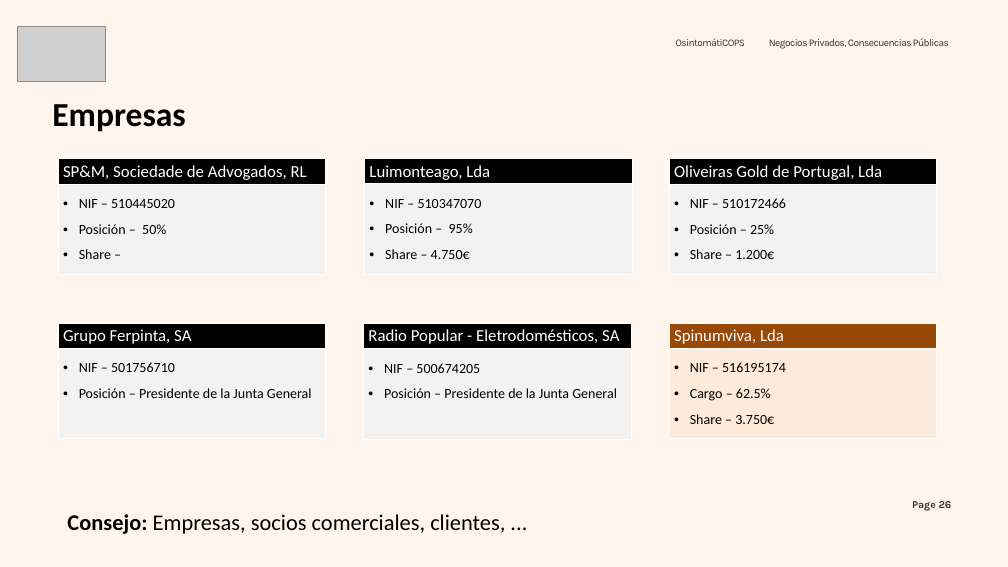
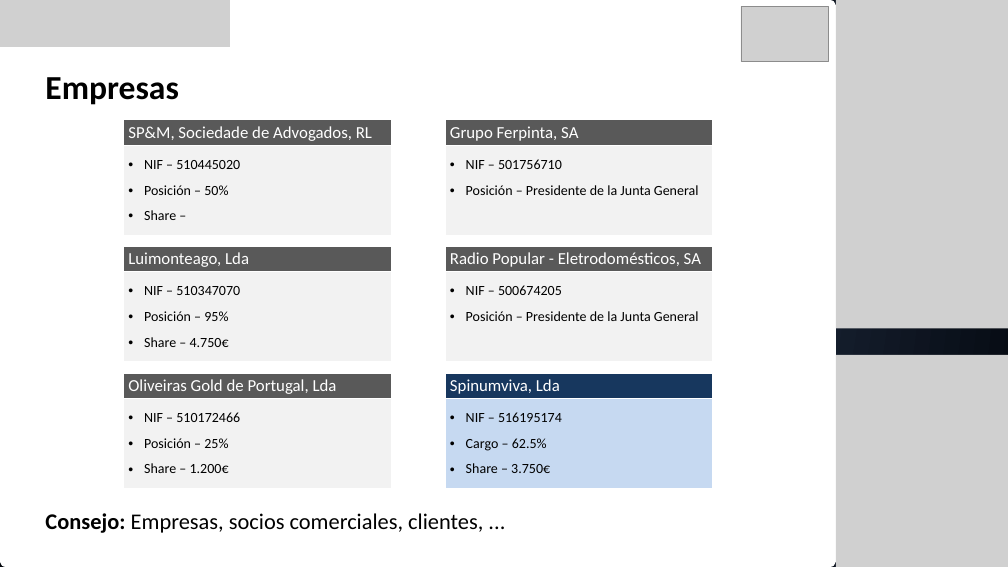
Before and after one commit to pedroaovieira/osint, a slide deck: slide 28 of presentation/osintomaticops/Negocios_Privados,_Consecuencias_Publicas.pptx (slide 26 before the commit). Drawn at 1008x567 pixels with LibreOffice and Linux fonts; fonts in the diff are those of the drawing; grey boxes stand for pictures; background and template pictures are left out. Boxes give left, top, right and bottom in pixels: in the first picture for what was removed or moved away, otherwise in the second. Text is boxed around its words. In the diff, an @@ line names an element or a change of style, - is before the commit and + after.

```diff
--- a/presentation/osintomaticops/Negocios_Privados,_Consecuencias_Publicas.pptx
+++ b/presentation/osintomaticops/Negocios_Privados,_Consecuencias_Publicas.pptx
@@ background picture (left out) to gradient #2B3D59 to #03060C @@
@@ freeform shape added at (x1=0, y1=0, x2=836, y2=567), fill #FFFFFF @@
@@ picture added at (x1=0, y1=0, x2=230, y2=47) @@
@@ picture moved from (x1=18, y1=26, x2=105, y2=82) to (x1=741, y1=6, x2=828, y2=61) @@
@@ picture added at (x1=836, y1=0, x2=1008, y2=329) @@
@@ text removed at (x1=675, y1=38, x2=745, y2=46) @@
-  OsintomátiCOPS
@@ text removed at (x1=769, y1=38, x2=949, y2=49) @@
-  Negocios Privados, Consecuencias Públicas
@@ text "Empresas" moved from (x1=52, y1=104, x2=185, y2=132) to (x1=45, y1=77, x2=178, y2=105) @@
@@ table at (x1=123, y1=120, x2=391, y2=235) @@
@@ fill #000000 to #595959 in row 1, column 1 @@
@@ table moved from (x1=58, y1=159, x2=326, y2=274) to (x1=123, y1=120, x2=391, y2=235) @@
@@ table at (x1=445, y1=120, x2=713, y2=235) @@
@@ fill #000000 to #595959 in row 1, column 1 @@
@@ table moved from (x1=58, y1=323, x2=326, y2=438) to (x1=445, y1=120, x2=713, y2=235) @@
@@ table at (x1=123, y1=246, x2=391, y2=361) @@
@@ fill #000000 to #595959 in row 1, column 1 @@
@@ table moved from (x1=364, y1=159, x2=632, y2=274) to (x1=123, y1=246, x2=391, y2=361) @@
@@ table at (x1=445, y1=246, x2=713, y2=361) @@
@@ fill #000000 to #595959 in row 1, column 1 @@
@@ table moved from (x1=363, y1=324, x2=631, y2=439) to (x1=445, y1=246, x2=713, y2=361) @@
@@ picture added at (x1=836, y1=355, x2=1008, y2=567) @@
@@ table at (x1=123, y1=373, x2=391, y2=488) @@
@@ fill #000000 to #595959 in row 1, column 1 @@
@@ table moved from (x1=669, y1=159, x2=936, y2=274) to (x1=123, y1=373, x2=391, y2=488) @@
@@ table at (x1=445, y1=373, x2=713, y2=488) @@
@@ fill #984807 to #17375E in row 1, column 1 @@
@@ fill #FDEADA to #C6D9F1 in row 2, column 1 @@
@@ table moved from (x1=669, y1=323, x2=936, y2=438) to (x1=445, y1=373, x2=713, y2=488) @@
@@ text "Consejo: Empresas, socios comerciales, clientes, ..." moved from (x1=67, y1=514, x2=505, y2=534) to (x1=45, y1=513, x2=483, y2=533) @@
@@ page number removed at (x1=912, y1=501, x2=952, y2=511) @@
-Page 26
```
Also in this commit, not shown: 22 other slides changed, 16 slides added, 14 slides removed, 1 other file.
